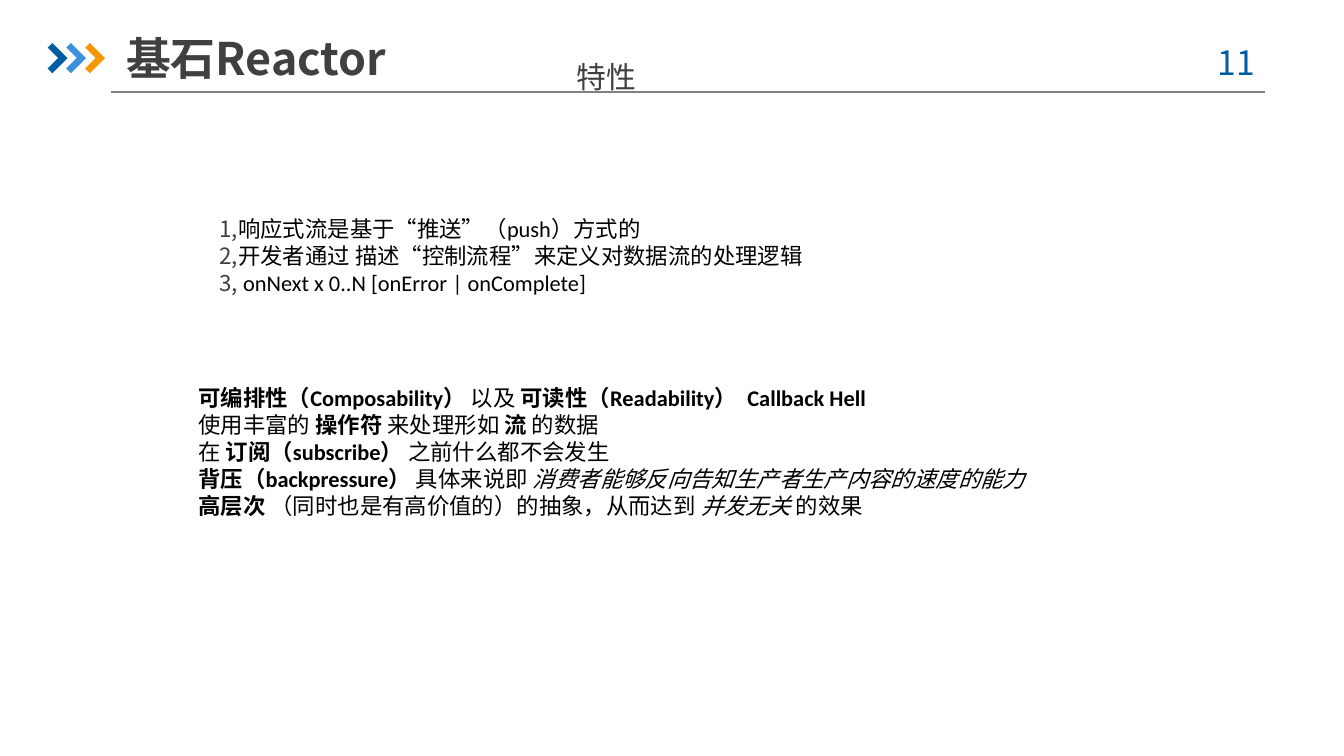
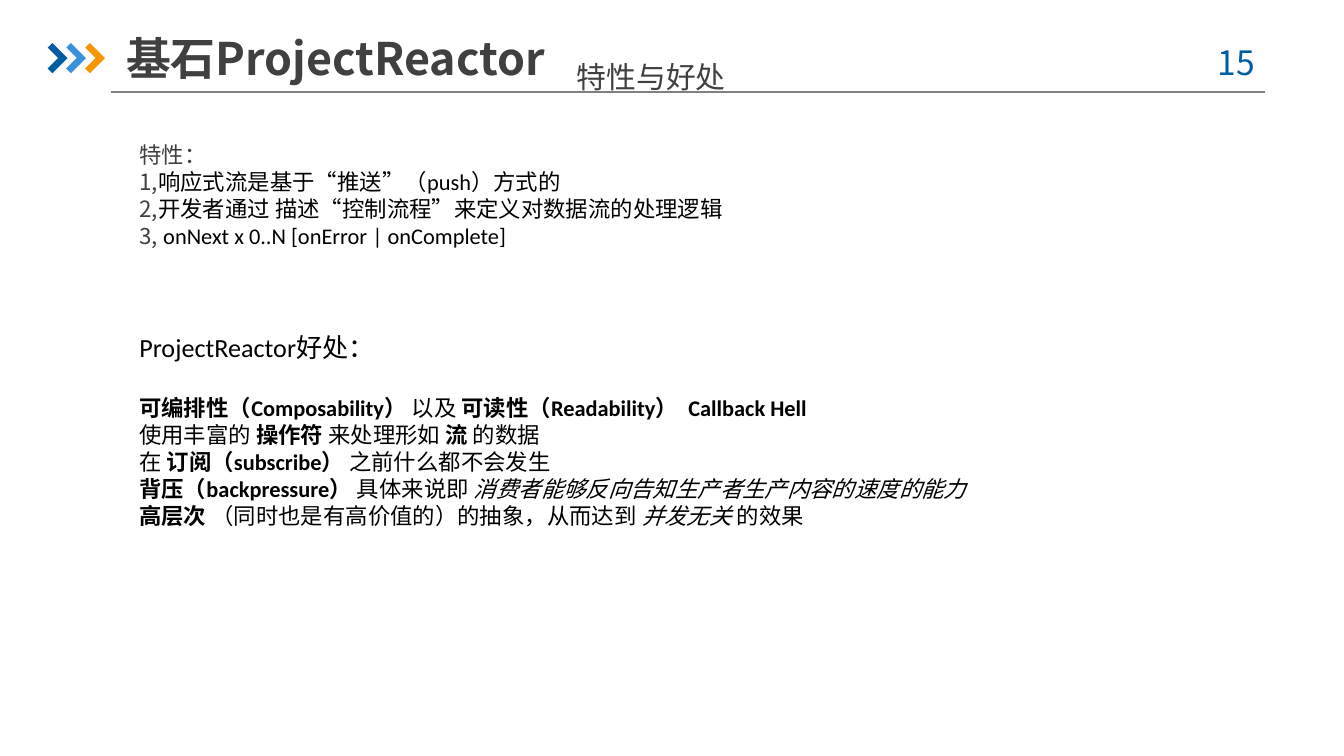
Before and after one commit to yizhou136/springcloudgateway, a slide deck: slide 15 of src/main/doc/SpringCloudGateway框架分析-周国宝.pptx (slide 11 before the commit). Drawn at 1344x756 pixels with LibreOffice and Linux fonts; fonts in the diff are those of the drawing; background and template pictures are left out. Boxes give left, top, right and bottom in pixels: in the first picture for what was removed or moved away, otherwise in the second. Text is boxed around its words. In the diff, an @@ line names an element or a change of style, - is before the commit and + after.

```diff
--- a/src/main/doc/SpringCloudGateway框架分析-周国宝.pptx
+++ b/src/main/doc/SpringCloudGateway框架分析-周国宝.pptx
@@ text at box(126, 37, 545, 86): text changed @@
-基石Reactor
+基石ProjectReactor
@@ page number at box(1218, 50, 1255, 76): text changed @@
-11
+15
@@ text at box(577, 63, 726, 93): text changed @@
-特性
+特性与好处
@@ text "特性：": place and size @@
-text "特性：" at box(220, 218, 803, 295)
+text "特性：" at box(140, 144, 723, 248)
@@ text at box(140, 144, 207, 165): paragraph added @@
+特性：
@@ text "ProjectReactor好处：": place and size @@
-text "ProjectReactor好处：" at box(198, 387, 1025, 517)
+text "ProjectReactor好处：" at box(139, 336, 966, 527)
@@ text at box(139, 336, 375, 362): paragraph added @@
+ProjectReactor好处：
```
Also in this commit, not shown: 19 other slides changed, 11 slides added, 6 slides removed, 6 other files.
